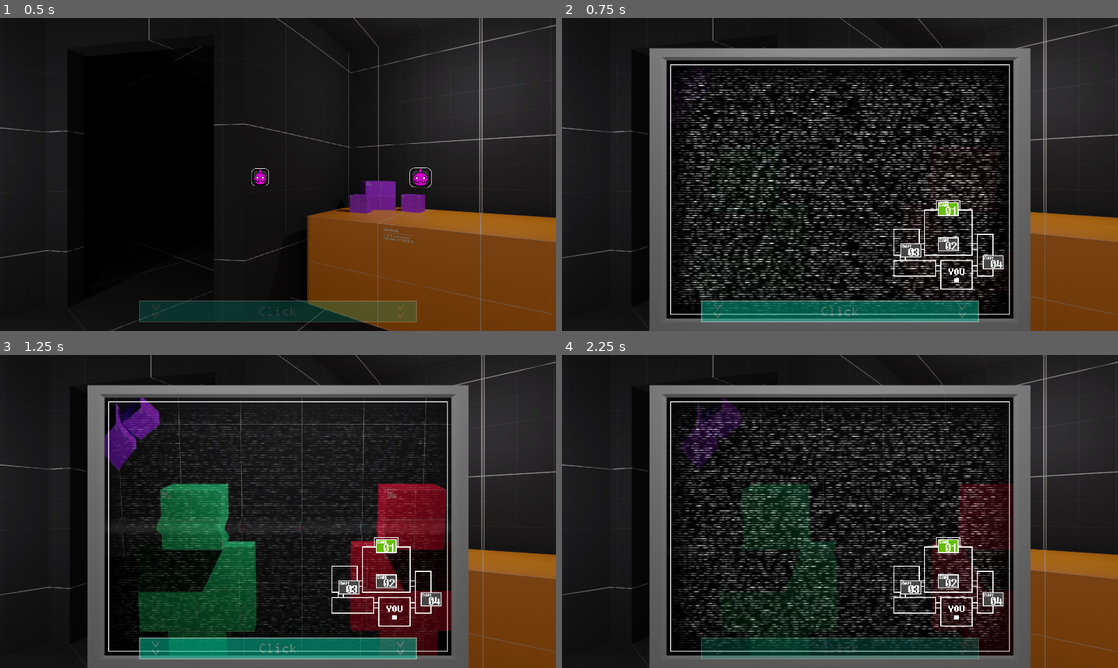
Above: before the commit, frames 1-4 (two rows, left to right).
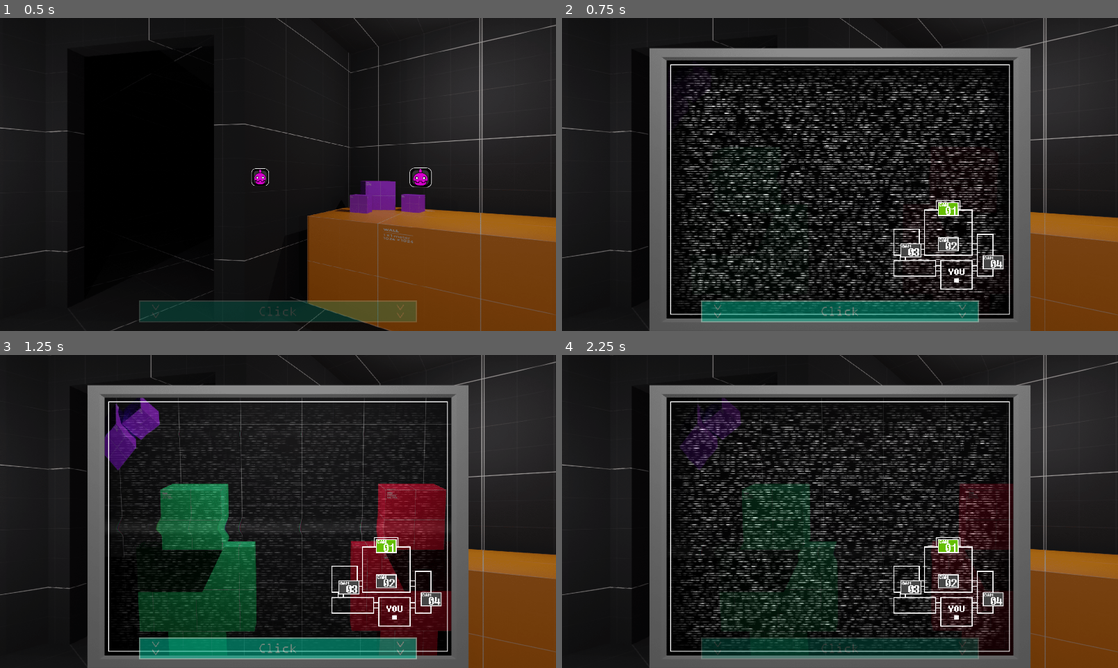
Above: after the commit, the same moments.

Repository: Oplexitie/Cupcakes-Framework
Game: Godot game, scene res://Scenes/Nights/nights.tscn
The game is run twice, just before and just after one commit, with the same random seed, the same clock (stepped at 60 frames per second) and the same inputs.
Inputs (mouse positions are in pixels of both pictures, inside the frame that each line leads up to):
- Up to frame 1 (0.5 s): no input
- Up to frame 2 (0.75 s): click (840, 315) at 0.5 s
- Up to frame 3 (1.25 s): no input
- Up to frame 4 (2.25 s): click (945, 580) at 1.25 s; click (945, 545) at 2 s

Frame 1 is identical in both runs. In frame 2, 14% of the frame differs, in the area x 19-81%, y 15-95%; in frame 3, 2.8%; in frame 4, 13%.

Commit message:
3.6 update + changes from 4.x

Diff:
--- a/Scenes/Nights/nights.tscn
+++ b/Scenes/Nights/nights.tscn
@@ -369,7 +369,7 @@
 centered = false
 vframes = 4
 region_enabled = true
-region_rect = Rect2( 215.583, 0, 798, 2372 )
+region_rect = Rect2( 268, 0, 798, 2372 )
 
 [node name="room3" type="Sprite" parent="CameraElements/CamRooms"]
 visible = false
@@ -378,7 +378,7 @@
 centered = false
 vframes = 2
 region_enabled = true
-region_rect = Rect2( 141.75, 0, 798, 1186 )
+region_rect = Rect2( 17.7199, 0, 798, 1186 )
 
 [node name="room4" type="Sprite" parent="CameraElements/CamRooms"]
 visible = false
@@ -387,7 +387,7 @@
 centered = false
 vframes = 2
 region_enabled = true
-region_rect = Rect2( 0, 0, 798, 1186 )
+region_rect = Rect2( 71.6134, 0, 798, 1186 )
 
 [node name="CamButtons" type="Node2D" parent="CameraElements"]
 z_index = 19
@@ -448,7 +448,6 @@
 modulate = Color( 1, 1, 1, 0.235294 )
 position = Vector2( 361, 147.1 )
 frames = SubResource( 3 )
-frame = 1
 speed_scale = 5.0
 playing = true
 centered = false
@@ -482,10 +481,10 @@
 script = ExtResource( 2 )
 red_level = 20
 green_level = 20
-camera_path = "../../CameraElements"
 
 [node name="Red" type="Node2D" parent="CharacterAI"]
 script = ExtResource( 21 )
+camera_path = NodePath("../../CameraElements")
 
 [node name="RedTimer" type="Timer" parent="CharacterAI/Red"]
 wait_time = 4.97
@@ -494,6 +493,7 @@
 [node name="Green" type="Node2D" parent="CharacterAI"]
 script = ExtResource( 22 )
 character = 1
+camera_path = NodePath("../../CameraElements")
 
 [node name="GreenTimer" type="Timer" parent="CharacterAI/Green"]
 wait_time = 3.02
--- a/Scripts/Nights/AI/ai.gd
+++ b/Scripts/Nights/AI/ai.gd
@@ -2,23 +2,19 @@
 class_name AI
 
 export(int, "Red", "Green") var character: int
+export var camera_path: NodePath
 
 var char_level: int
 var char_pos: int
 var empty_room: Array
 
-onready var camera: GameCamera = get_node(get_parent().camera_path)
-
-func _ready():
-	# Sets up stuff for _is_room_populated()
-	var room_sizes: int = camera.rooms[0].size()
-	empty_room.resize(room_sizes)
+onready var camera: GameCamera = get_node(camera_path)
 
 func has_passed_check() -> bool:
 	return true if char_level >= randi()%20+1 else false
 
 func _is_room_populated(room: int) -> bool:
-	return false if camera.rooms[room] == empty_room else true
+	return false if camera.rooms[room].max() == 0 else true
 
 func move_check():
 	# Handles whether character moves or not (depending on char_level)
--- a/Scripts/Nights/AI/ai_manager.gd
+++ b/Scripts/Nights/AI/ai_manager.gd
@@ -2,7 +2,6 @@
 
 export(int, 0, 20) var red_level: int
 export(int, 0, 20) var green_level: int
-export(String) var camera_path
 
 func _ready():
 	randomize()
--- a/Scripts/Nights/Office/off_manager.gd
+++ b/Scripts/Nights/Office/off_manager.gd
@@ -1,8 +1,8 @@
 extends Node
 
-onready var off_scroll: Node2D = $Office
+onready var office: Node2D = $Office
 
 func _on_Area2D_input_event(_viewport, event, _shape_idx):
 	# This is just a test function for the Button Example
-	if event.is_action_pressed("click_left") and off_scroll.can_move:
+	if event.is_action_pressed("click_left") and office.can_move:
 		print('Button Pressed !')
--- a/project.godot
+++ b/project.godot
@@ -44,7 +44,7 @@
 
 click_left={
 "deadzone": 0.5,
-"events": [ Object(InputEventMouseButton,"resource_local_to_ …(182 unchanged characters)… ( 0, 0 ),"factor":1.0,"button_index":1,"pressed":false,"doubleclick":false,"script":null)
+"events": [ Object(InputEventMouseButton,"resource_local_to_ …(182 unchanged characters)… ( 0, 0 ),"factor":1.0,"button_index":1,"canceled":false,"pressed":false,"doubleclick":false,"script":null)
  ]
 }
 
